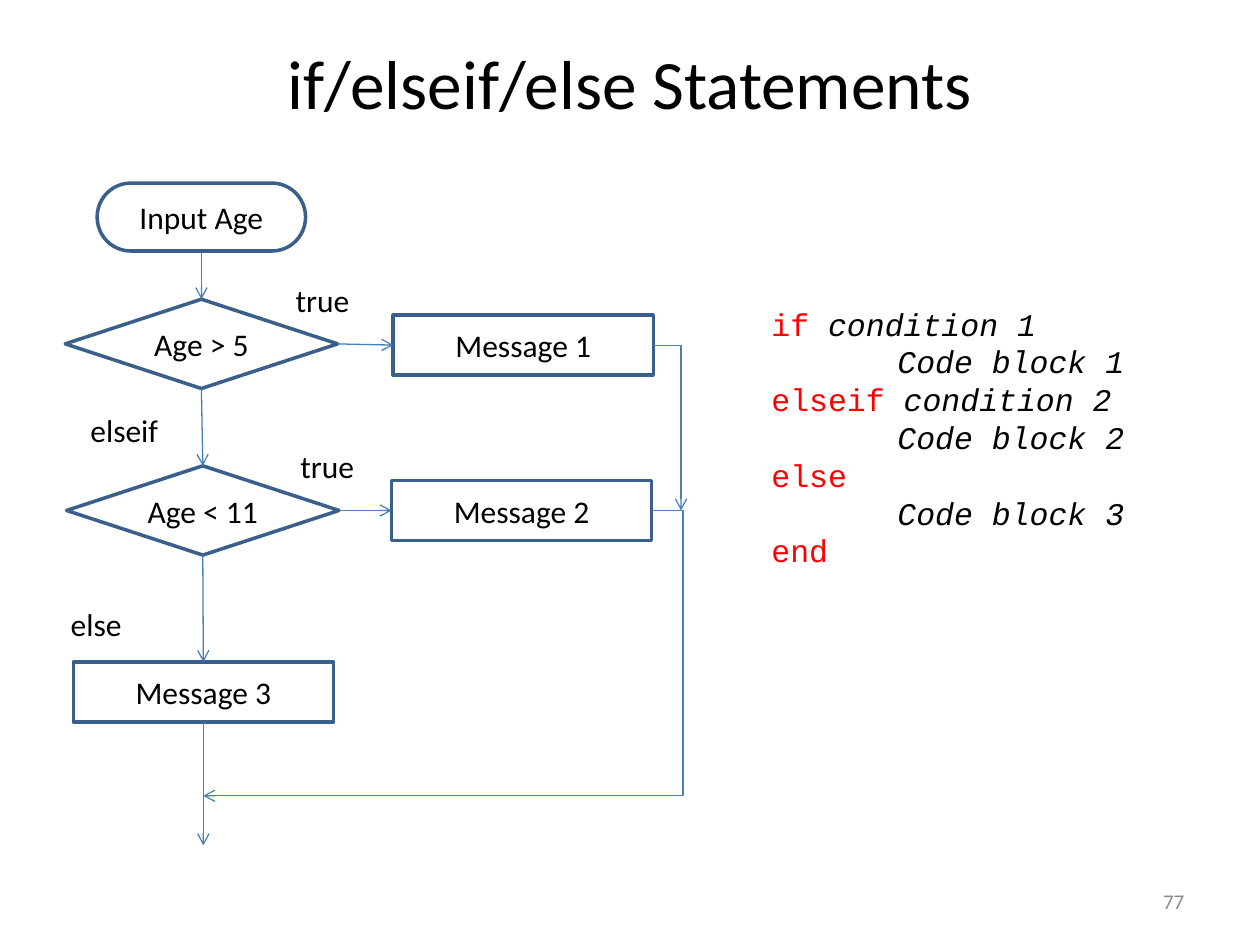
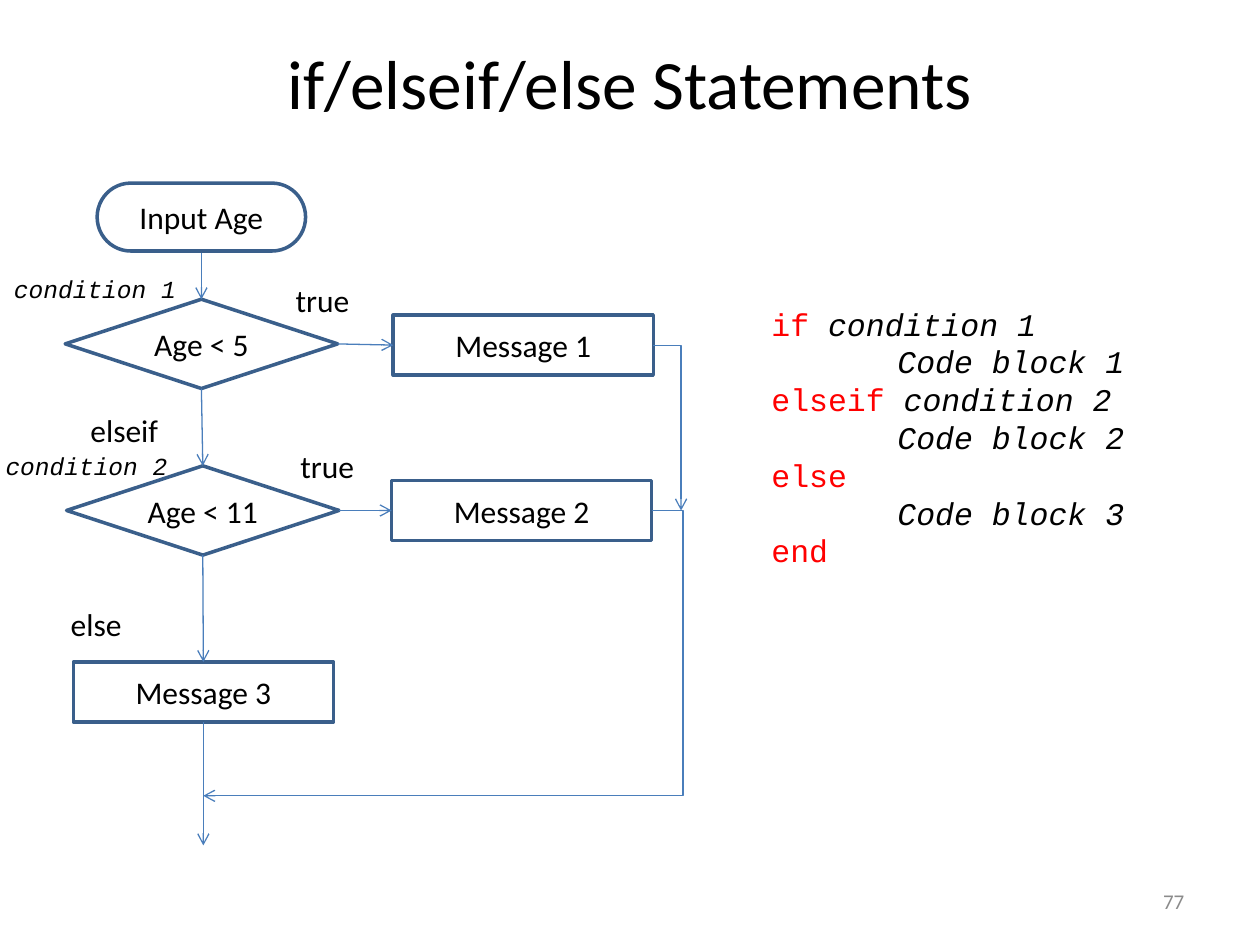
Before and after one commit to louisepb/MatlabBasicCourse, a slide deck: slide 77 of Introduction to MATLAB for Engineers.pptx. Drawn at 1260x945 pixels with LibreOffice and Linux fonts; fonts in the diff are those of the drawing. Boxes give left, top, right and bottom in pixels: in the first picture for what was removed or moved away, otherwise in the second. Text is boxed around its words. In the diff, an @@ line names an element or a change of style, - is before the commit and + after.

Commit message:
Correction to if else if slide

```diff
--- a/Introduction to MATLAB for Engineers.pptx
+++ b/Introduction to MATLAB for Engineers.pptx
@@ text added at box(14, 280, 176, 299), 14 pt, text #000000, italic @@
+condition 1
@@ text in diamond at box(154, 335, 249, 362): text changed @@
-Age > 5
+Age < 5
@@ text added at box(6, 457, 168, 483), 14 pt, text #000000, italic @@
+condition 2
```
Also in this commit, not shown: 1 other slide changed, 1 slide added.
